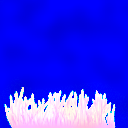
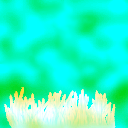
Two versions of the same layered image (128 × 128). Layer-by-layer changes:
painted on "1_4zPuEC_RUUtXr8E31CSWcA" (1st of 2) over [0, 0, 128, 128]
added layer "1_4zPuEC_RUUtXr8E31CSWcA" (2nd of 2) above "Layer 1" over [0, 0, 128, 128]
hid "grassMaskMap" (2nd of 2) over [0, 0, 128, 128]
